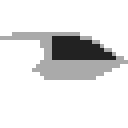
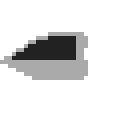
Before/after of a (128, 128) layered artwork. What changed in the layer stack:
painted on "Background" over 0, 32, 128, 80
